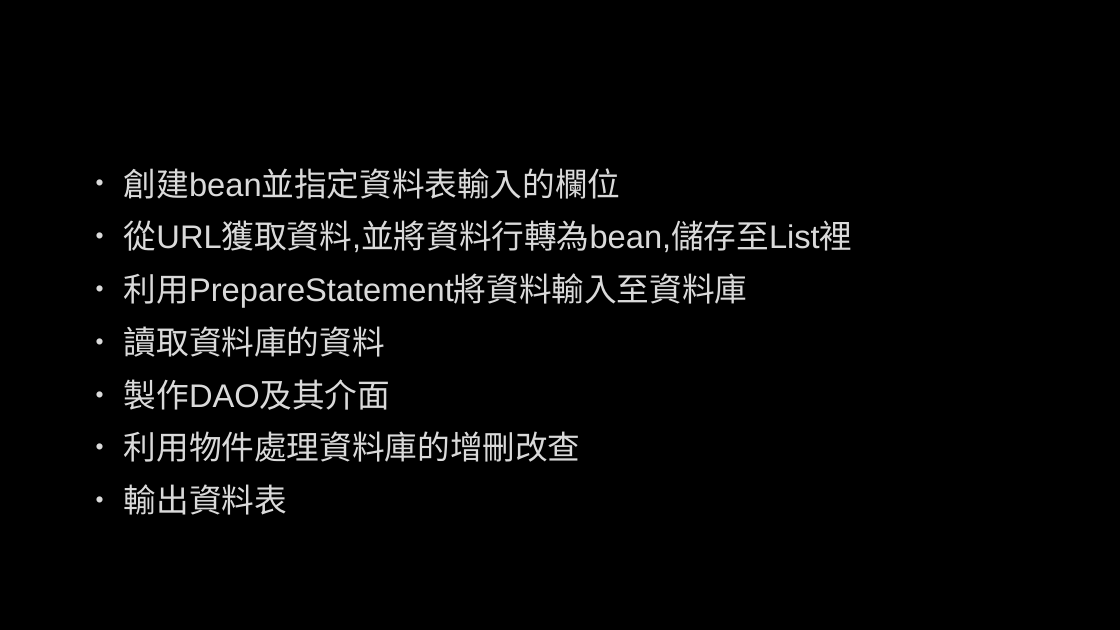
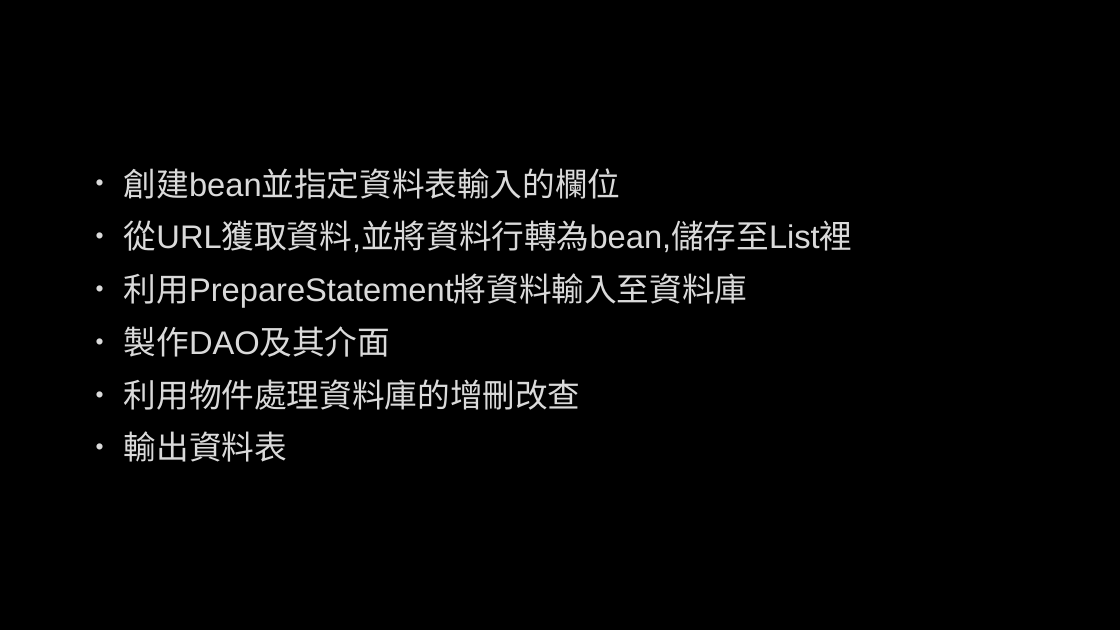
Before and after one commit to kenny132652/midterm, a slide deck: slide 1 of 期中.pptx. Drawn at 1120x630 pixels with LibreOffice and Linux fonts; fonts in the diff are those of the drawing; background and template pictures are left out. Boxes give left, top, right and bottom in pixels: in the first picture for what was removed or moved away, otherwise in the second. Text is boxed around its words. In the diff, an @@ line names an element or a change of style, - is before the commit and + after.

```diff
--- a/期中.pptx
+++ b/期中.pptx
@@ text at box(124, 326, 385, 357): paragraph removed @@
-• 讀取資料庫的資料
```
Also in this commit, not shown: 9 slides added.
